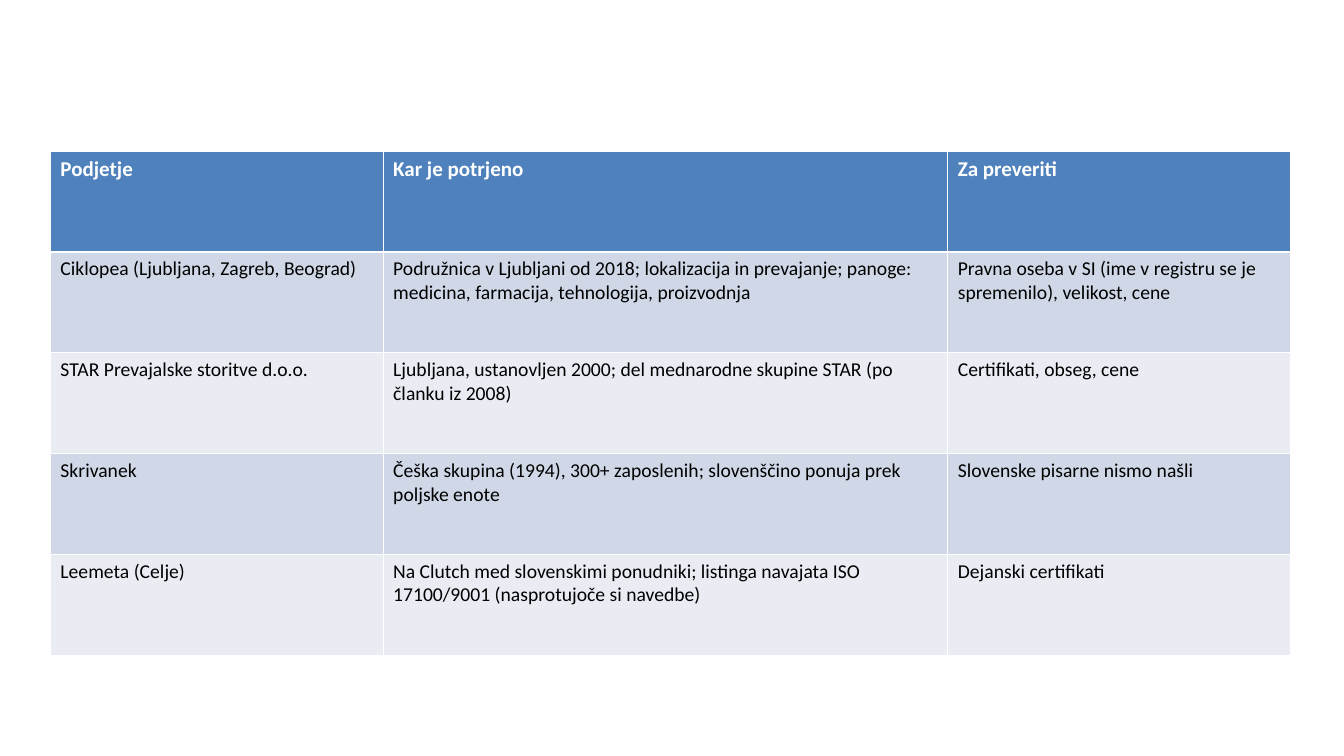
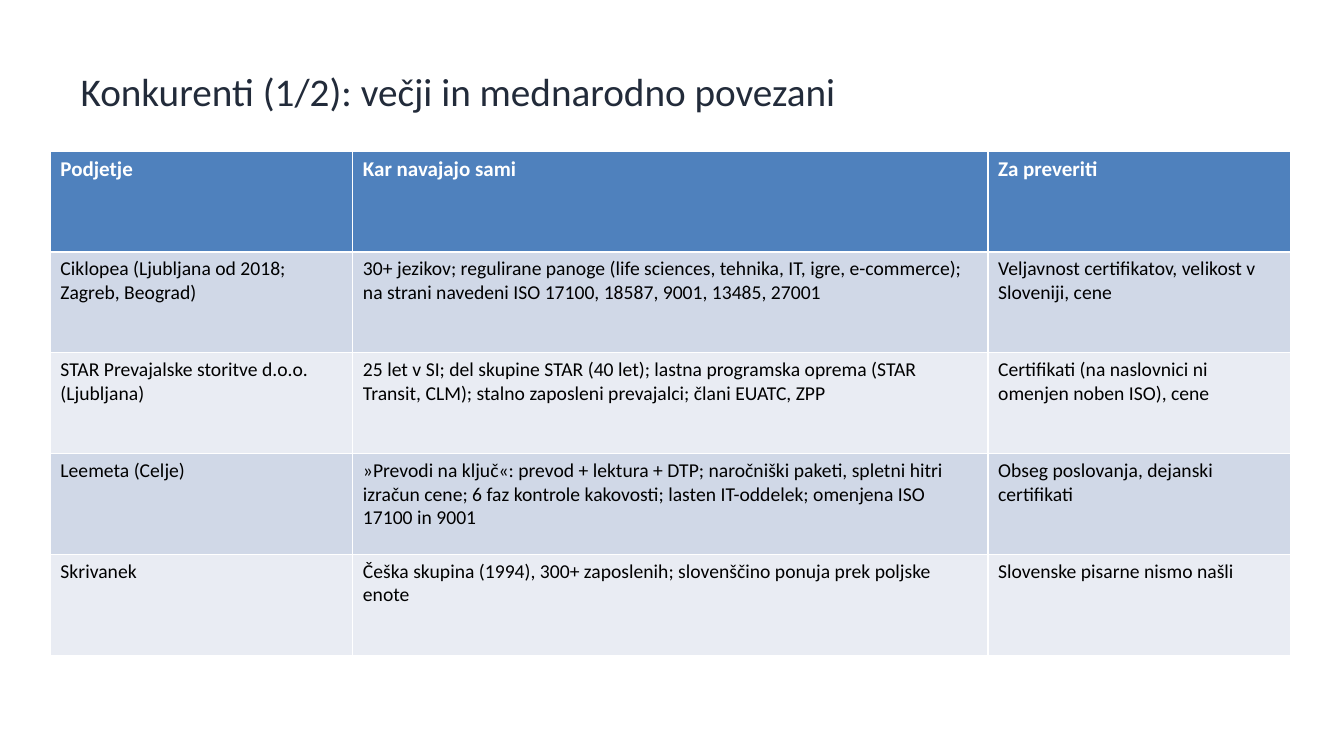
Before and after one commit to matjazambroz/github, a slide deck: slide 5 of analiza/analiza_konkurence_SI.pptx. Drawn at 1344x756 pixels with LibreOffice and Linux fonts; fonts in the diff are those of the drawing. Boxes give left, top, right and bottom in pixels: in the first picture for what was removed or moved away, otherwise in the second. Text is boxed around its words. In the diff, an @@ line names an element or a change of style, - is before the commit and + after.

```diff
--- a/analiza/analiza_konkurence_SI.pptx
+++ b/analiza/analiza_konkurence_SI.pptx
@@ title added at [81,77,836,113], 28 pt, text #222B3A @@
+Konkurenti (1/2): večji in mednarodno povezani
@@ table at [50,151,1291,655] @@
-row 1: Podjetje | Kar je potrjeno | Za preveriti
-row 2: Ciklopea (Ljubljana, Zagreb, Beograd) | Podružnica v Ljubljani od 2018; lokalizacija in prevajanje; panoge: medicina, farmacija, tehnologija, proizvodnja | Pravna oseba v SI (ime v registru se je spremenilo), velikost, cene
-row 3: STAR Prevajalske storitve d.o.o. | Ljubljana, ustanovljen 2000; del mednarodne skupine STAR (po članku iz 2008) | Certifikati, obseg, cene
+row 1: Podjetje | Kar navajajo sami | Za preveriti
+row 2: Ciklopea (Ljubljana od 2018; Zagreb, Beograd) | 30+ jezikov; regulirane panoge (life sciences, tehnika, IT, igre, e-commerce); na strani navedeni ISO 17100, 18587, 9001, 13485, 27001 | Veljavnost certifikatov, velikost v Sloveniji, cene
+row 3: STAR Prevajalske storitve d.o.o. (Ljubljana) | 25 let v SI; del skupine STAR (40 let); lastna programska oprema (STAR Transit, CLM); stalno zaposleni prevajalci; člani EUATC, ZPP | Certifikati (na naslovnici ni omenjen noben ISO), cene
+row 4: Leemeta (Celje) | »Prevodi na ključ«: prevod + lektura + DTP; naročniški paketi, spletni hitri izračun cene; 6 faz kontrole kakovosti; lasten IT-oddelek; omenjena ISO 17100 in 9001 | Obseg poslovanja, dejanski certifikati
-row 5: Leemeta (Celje) | Na Clutch med slovenskimi ponudniki; listinga navajata ISO 17100/9001 (nasprotujoče si navedbe) | Dejanski certifikati
```
Also in this commit, not shown: 7 other slides changed, 2 slides added, 1 slide removed, 1 other file.
